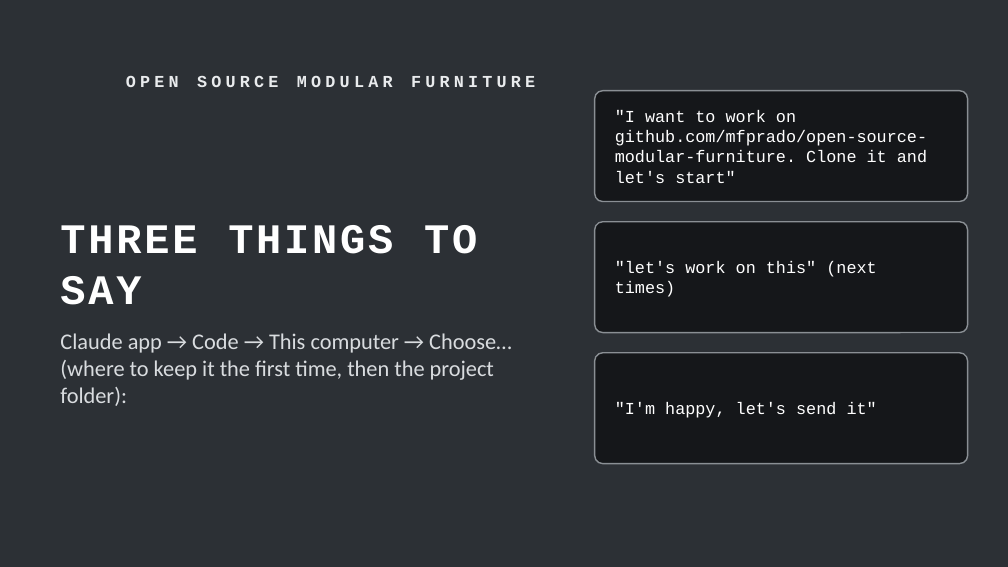
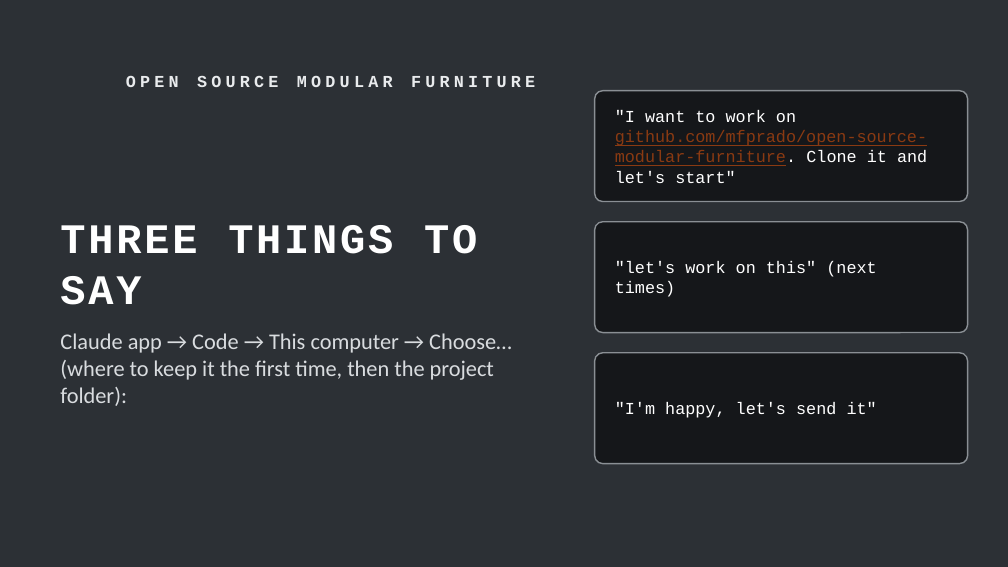
Before and after one commit to mfprado/acrylic-furniture, a slide deck: slide 14 of docs/contributing-guide.pptx (slide 15 before the commit). Drawn at 1008x567 pixels with LibreOffice and Linux fonts; fonts in the diff are those of the drawing; background and template pictures are left out. Boxes give left, top, right and bottom in pixels: in the first picture for what was removed or moved away, otherwise in the second. Text is boxed around its words. In the diff, an @@ line names an element or a change of style, - is before the commit and + after.

```diff
--- a/docs/contributing-guide.pptx
+++ b/docs/contributing-guide.pptx
@@ text ""I want to work on ..." at box(615, 110, 927, 183): text colour #FFFFFF to #8A3A12, underline on in "github.com/mfprado/open-source-modular-furniture." @@
```
Also in this commit, not shown: 4 other slides changed, 1 slide removed.
